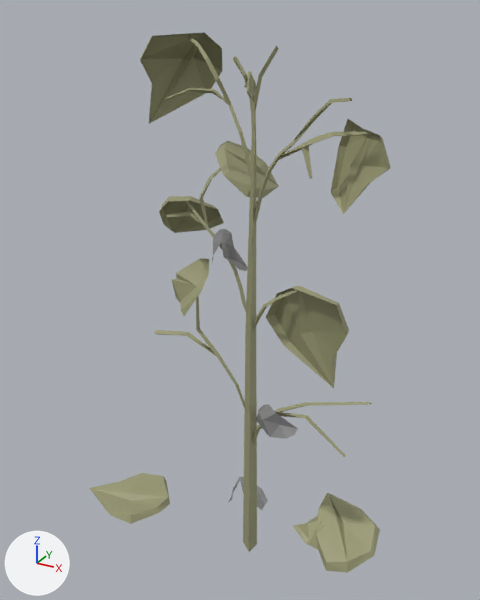
Renders of the FBX model assets/crops/beans/Beans_6.fbx from each side of a commit.
Before and after are seen from a 50 mm camera at (1.56, -2.95, 3.2) aimed at (-0.18, 0.21, 1.62). Every picture has the same lights, and +X, +Y and +Z are marked at lower left. Where no turn or scale is listed for an object, it has been applied to the vertices.

The first picture shows 'Beans_7'.
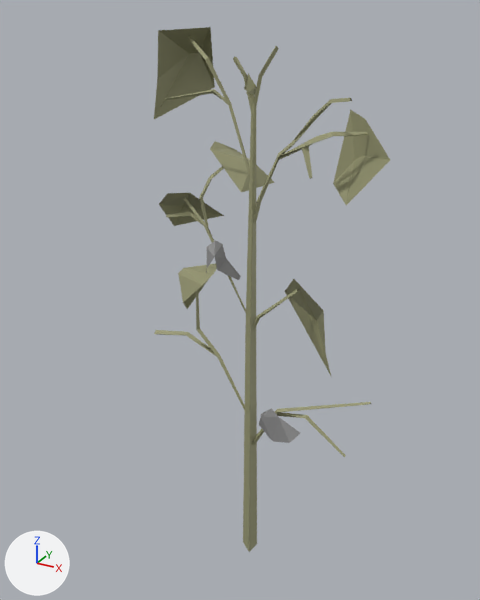
Pixel boxes (x1, y1, x2, y2) of what changed, in the pictures (480 x 600 px):
'Beans_7', reshaped (22% narrower)
    before: (90, 32, 391, 573)
    after: (154, 27, 390, 552)
part 1 of me_mesh, rebuilt
    before: (331, 119, 391, 214)
    after: (333, 110, 390, 205)
part 2 of me_mesh, rebuilt (10% shorter)
    before: (215, 141, 279, 198)
    after: (210, 141, 275, 192)
part 3 of me_mesh, rebuilt (44% narrower, 7% shorter)
    before: (266, 285, 349, 388)
    after: (285, 279, 331, 375)
part 4 of me_mesh, rebuilt (7% narrower, 21% shorter)
    before: (244, 71, 257, 98)
    after: (244, 74, 256, 95)
part 5 of me_mesh, rebuilt (11% shorter)
    before: (159, 196, 224, 233)
    after: (159, 193, 224, 226)
part 6 of me_mesh, rebuilt
    before: (171, 258, 209, 316)
    after: (178, 263, 217, 309)
part 7 of me_mesh, rebuilt (25% narrower)
    before: (140, 32, 222, 124)
    after: (154, 27, 215, 119)
part 8 of me_mesh, rebuilt
    before: (256, 404, 298, 439)
    after: (259, 408, 300, 443)
part 9 of me_mesh, deleted (yellow)
    before: (293, 516, 325, 549)
part 10 of me_mesh, deleted (yellow)
    before: (90, 473, 170, 524)
part 11 of me_mesh, deleted (yellow)
    before: (316, 492, 380, 573)
part 12 of me_mesh, deleted
    before: (228, 476, 268, 510)
part 13 of me_mesh, cut back
    before: (165, 36, 371, 444)
    after: (165, 36, 371, 446)

Diff of the bpy script that builds the scene:
```diff
--- a/assets/crops/beans/Beans_6.fbx.py
+++ b/assets/crops/beans/Beans_6.fbx.py
@@ me_mesh @@
 # used by ob_beans_7; location = (0.0, 0.0, 0.0)
-me_mesh.from_pydata(...)  # 441 vertices, 691 faces; spans x -1.27..0.77, y -0.26..0.52, z -0.02..3.08
+me_mesh.from_pydata(...)  # 217 vertices, 317 faces; spans x -0.74..0.72, y -0.13..0.43, z -0.02..3.11
+# me_mesh part 1: the loose piece of 18 vertices spanning x 0.37..0.71, y -0.02..0.22, z 2.27..2.71 is rebuilt with 7 vertices and now spans x 0.38..0.71, y -0.01..0.18, z 2.32..2.75
+# me_mesh part 2: the loose piece of 18 vertices spanning x -0.38..-0.05, y 0.1..0.49, z 2.24..2.52 is rebuilt with 7 vertices and now spans x -0.38..-0.08, y 0.06..0.43, z 2.29..2.52
+# me_mesh part 3: the loose piece of 18 vertices spanning x 0.05..0.57, y -0.03..0.12, z 1.28..1.86 is rebuilt with 7 vertices and now spans x 0.11..0.48, y -0.13..0.21, z 1.33..1.92
+# me_mesh part 4: the loose piece of 18 vertices spanning x -0.09..0.03, y -0.07..0.08, z 2.8..2.92 is rebuilt with 6 vertices and now spans x -0.08..0.02, y -0.08..0.07, z 2.81..2.91
+# me_mesh part 5: the loose piece of 18 vertices spanning x -0.66..-0.27, y -0.07..0.28, z 1.94..2.26 is rebuilt with 7 vertices and now spans x -0.66..-0.3, y -0.07..0.26, z 1.99..2.29
+# me_mesh part 6: the loose piece of 18 vertices spanning x -0.65..-0.31, y -0.08..0.28, z 1.47..1.85 is rebuilt with 7 vertices and now spans x -0.58..-0.28, y -0.03..0.25, z 1.45..1.82
+# me_mesh part 7: the loose piece of 17 vertices spanning x -0.77..-0.31, y -0.01..0.4, z 2.59..3.08 is rebuilt with 7 vertices and now spans x -0.74..-0.33, y -0.01..0.4, z 2.62..3.11
+# me_mesh part 8: the loose piece of 17 vertices spanning x 0.04..0.32, y -0.07..0.06, z 0.85..1.1 is rebuilt with 12 vertices and now spans x 0.06..0.34, y -0.07..0.05, z 0.84..1.08
+# me_mesh part 9: the loose piece of 18 vertices spanning x 0.23..0.51, y 0.12..0.5, z -0.01..0.15 is deleted
+# me_mesh part 10: the loose piece of 18 vertices spanning x -1.27..-0.65, y -0.26..0.25, z 0.0..0.09 is deleted
+# me_mesh part 11: the loose piece of 18 vertices spanning x 0.32..0.77, y 0.05..0.52, z -0.01..0.18 is deleted
+# me_mesh part 12: the loose piece of 17 vertices spanning x -0.32..-0.06, y 0.27..0.46, z 0.0..0.12 is deleted
+# me_mesh part 13
+# 84 vertices are removed from x -0.34..0.36, y -0.1..0.05, z 0.9..3.04
+# 225 faces are deleted
+# 1 vertex moves from x -0.01, y 0.01, z 2.13 to x -0.01, y 0.0, z 2.13
+# 13 vertices are added at x -0.25..-0.01, y -0.1..0.07, z 1.62..2.04
+# 9 new faces join them, mat_phong10 (grey #848484)
+# 77 new faces join them, mat_beans_d_1 (yellow #9a9a75)
 me_mesh.materials.append(mat_beans_d_1)
```
